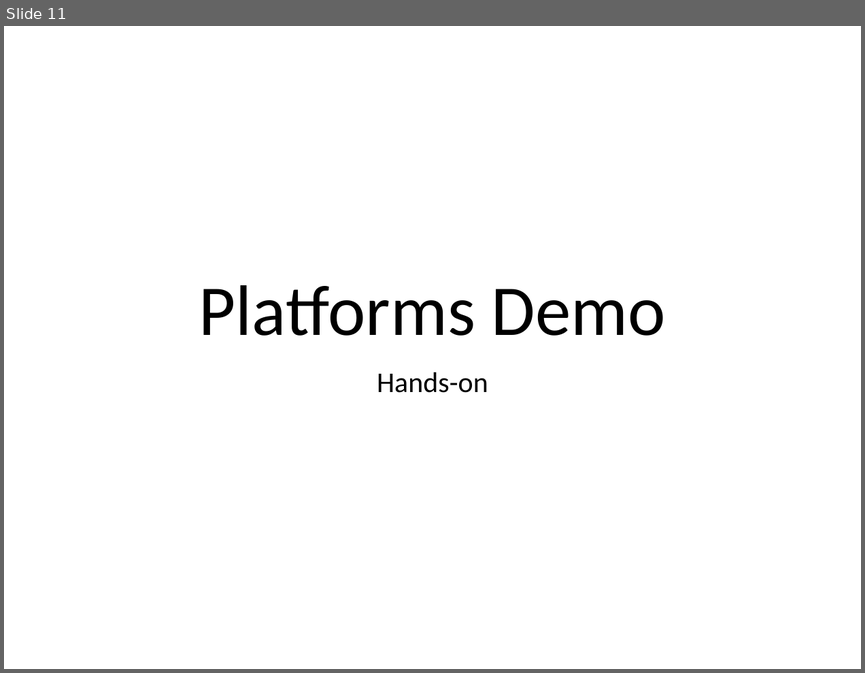
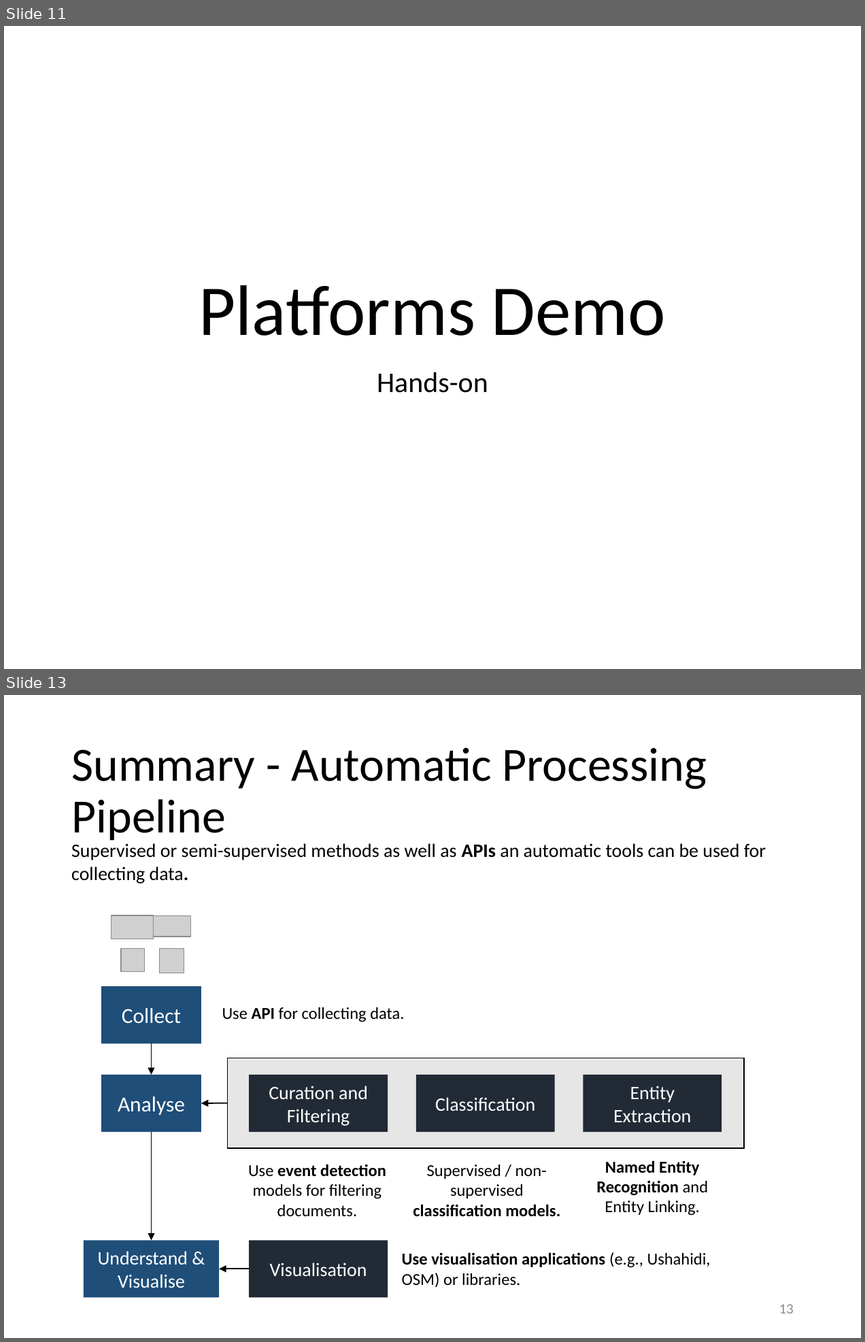
Before and after one commit to evhart/smasac-tutorial, a slide deck: slides/pptx/6-visualisation.pptx. Shown one above the other, each under a label of ours: slide 11 before the commit, slides 11 and 13 after it; the slides between them are not shown. The pictures are 865x673 and 865x1342 pixels, drawn with LibreOffice and Linux fonts; fonts in the diff are those of the drawing; grey boxes stand for pictures. Boxes give left, top, right and bottom in pixels: in the first picture for what was removed or moved away, otherwise in the second. Text is boxed around its words. In the diff, an @@ line names an element or a change of style, - is before the commit and + after.

Commit message:
Add summary to slides

```diff
--- a/slides/pptx/6-visualisation.pptx
+++ b/slides/pptx/6-visualisation.pptx
@@ slide 13 added at (x1=4, y1=695, x2=861, y2=1338), background #FFFFFF @@
@@ title added at (x1=71, y1=747, x2=706, y2=841), 40 pt, text #000000 @@
+Summary - Automatic Processing Pipeline
@@ text added at (x1=71, y1=843, x2=766, y2=883), 16 pt, text #000000 @@
+Supervised or semi-supervised methods as well as APIs an automatic tools can be used for collecting data.
@@ picture added at (x1=111, y1=915, x2=153, y2=938) @@
@@ picture added at (x1=152, y1=916, x2=191, y2=936) @@
@@ picture added at (x1=122, y1=949, x2=145, y2=972) @@
@@ picture added at (x1=160, y1=949, x2=184, y2=972) @@
@@ rectangle added at (x1=102, y1=986, x2=201, y2=1044), fill #1F4E79, 18 pt, text #FFFFFF @@
+Collect
@@ text added at (x1=222, y1=1007, x2=404, y2=1022), 14 pt, text #000000 @@
+Use API for collecting data.
@@ arrow added from (152, 1044) to (152, 1074), #000000 1 pt @@
@@ rectangle added at (x1=228, y1=1058, x2=745, y2=1149), fill #E7E6E6, outline #000000 1 pt @@
@@ rectangle added at (x1=102, y1=1074, x2=201, y2=1132), fill #1F4E79, 18 pt, text #FFFFFF @@
+Analyse
@@ rectangle added at (x1=249, y1=1074, x2=388, y2=1132), fill #222A35, 16 pt, text #FFFFFF @@
+Curation and Filtering
@@ rectangle added at (x1=416, y1=1074, x2=555, y2=1132), fill #222A35, 16 pt, text #FFFFFF @@
+Classification
@@ rectangle added at (x1=583, y1=1074, x2=722, y2=1132), fill #222A35, 16 pt, text #FFFFFF @@
+Entity Extraction
@@ arrow added from (228, 1103) to (201, 1103), #000000 1 pt @@
@@ arrow added from (152, 1132) to (152, 1240), #000000 1 pt @@
@@ text added at (x1=248, y1=1164, x2=386, y2=1216), 14 pt, text #000000 @@
+Use event detection models for filtering documents.
@@ text added at (x1=596, y1=1160, x2=708, y2=1215), 14 pt, text #000000, bold @@
+Named Entity Recognition and Entity Linking.
@@ text added at (x1=413, y1=1164, x2=560, y2=1217), 14 pt, text #000000 @@
+Supervised / non-supervised classification models.
@@ rectangle added at (x1=84, y1=1240, x2=219, y2=1297), fill #1F4E79, 16 pt, text #FFFFFF @@
+Understand & Visualise
@@ rectangle added at (x1=249, y1=1240, x2=388, y2=1297), fill #222A35, 16 pt, text #FFFFFF @@
+Visualisation
@@ text added at (x1=402, y1=1252, x2=711, y2=1287), 14 pt, text #000000 @@
+Use visualisation applications (e.g., Ushahidi, OSM) or libraries.
@@ arrow added from (249, 1268) to (219, 1268), #000000 1 pt @@
@@ page number added at (x1=779, y1=1304, x2=793, y2=1313), 12 pt, text #8C8C8C @@
+13
```
Also in this commit, not shown: 5 slides changed, 3 other slides added, 1 slide removed.
